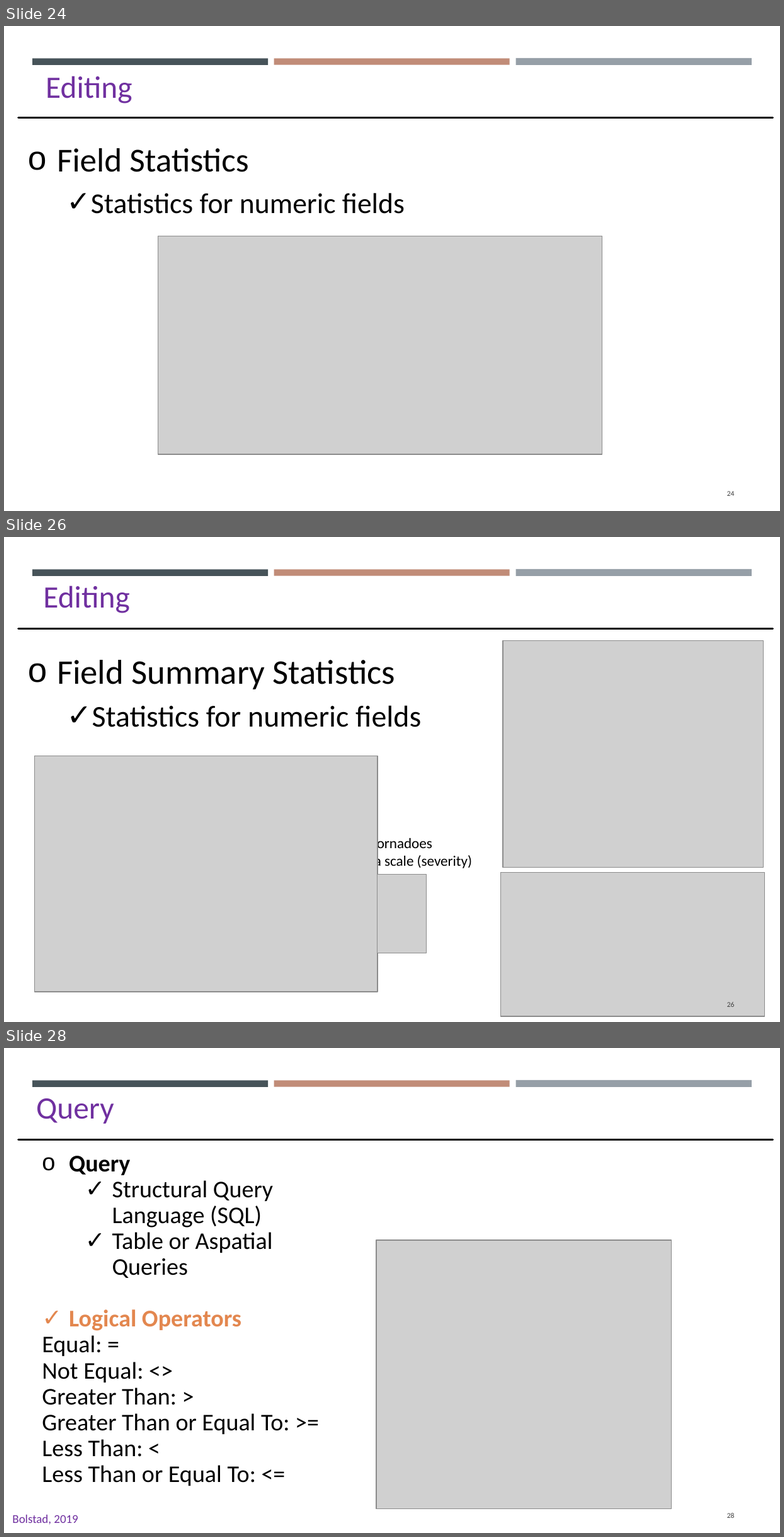
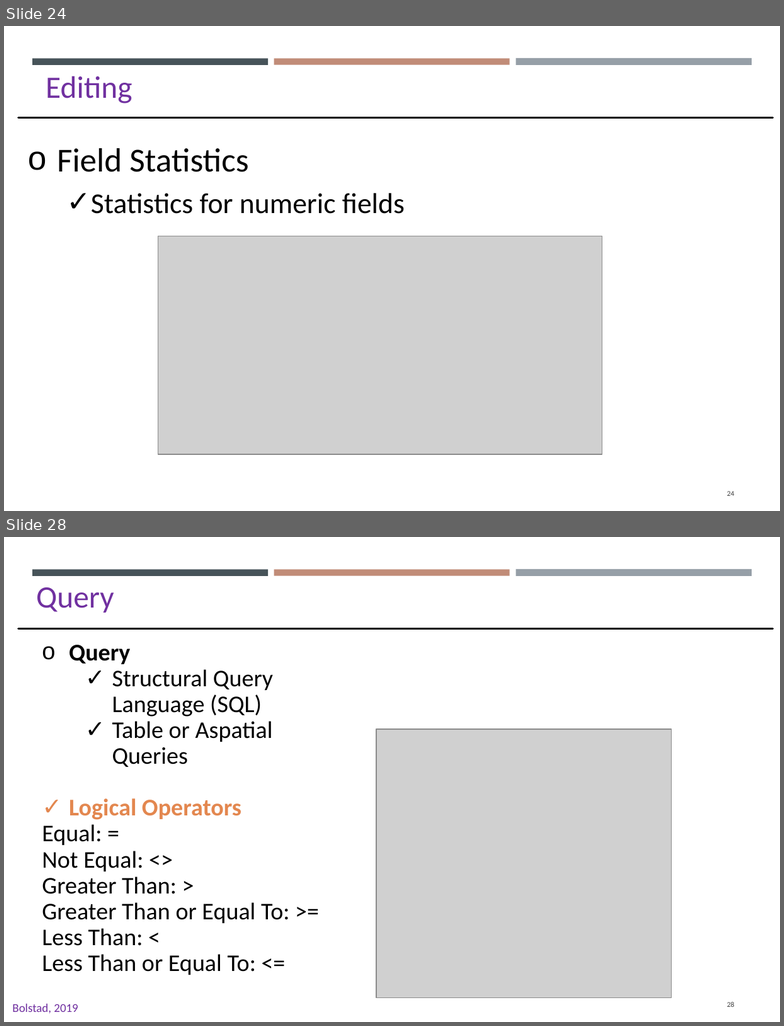
Before and after one commit to gisynw/GIS_I, a slide deck: docs/Lectures/Week05/Week05_GEOG2475_TU.pptx. Shown one above the other, each under a label of ours: slides 24, 26 and 28 before the commit, slides 24 and 28 after it; the slides between them are not shown. The pictures are 784x1537 and 784x1026 pixels, drawn with LibreOffice and Linux fonts; fonts in the diff are those of the drawing; grey boxes stand for pictures. Boxes give left, top, right and bottom in pixels: in the first picture for what was removed or moved away, otherwise in the second. Text is boxed around its words. In the diff, an @@ line names an element or a change of style, - is before the commit and + after.

```diff
--- a/docs/Lectures/Week05/Week05_GEOG2475_TU.pptx
+++ b/docs/Lectures/Week05/Week05_GEOG2475_TU.pptx
@@ slide 26 removed at (4, 537, 780, 1022), background #FFFFFF; not listed: 3 template elements that a slide beside it also shows @@
@@ text removed at (43, 586, 129, 613) @@
-Editing
@@ line removed from (18, 628) to (773, 628) @@
@@ picture removed at (504, 640, 764, 867) @@
@@ text removed at (57, 660, 421, 727) @@
-o Field Summary Statistics
-  ✓ Statistics for numeric fields
@@ picture removed at (35, 756, 378, 992) @@
@@ text removed at (349, 836, 472, 870) @@
-Tornadoes
-by Fujita scale (severity)
@@ picture removed at (378, 874, 427, 953) @@
@@ picture removed at (500, 872, 764, 1016) @@
@@ page number removed at (727, 1002, 735, 1007) @@
-26
```
Also in this commit, not shown: 10 slides changed, 3 slides added, 2 other slides removed, 24 other files.
